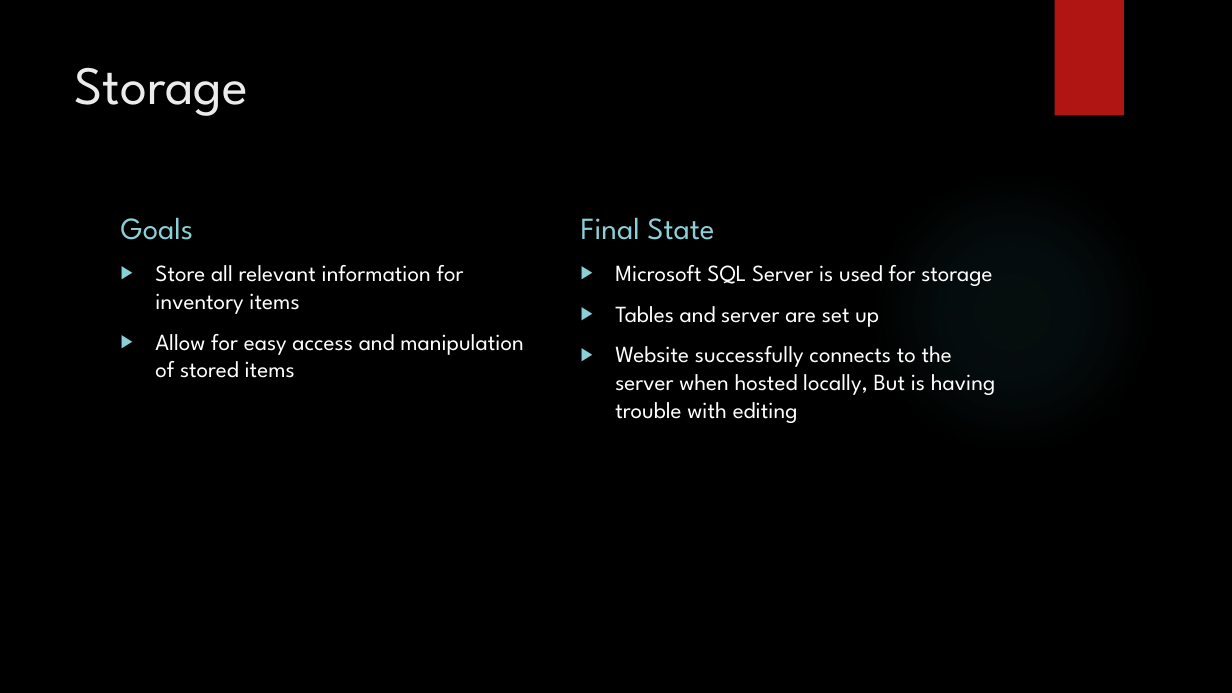
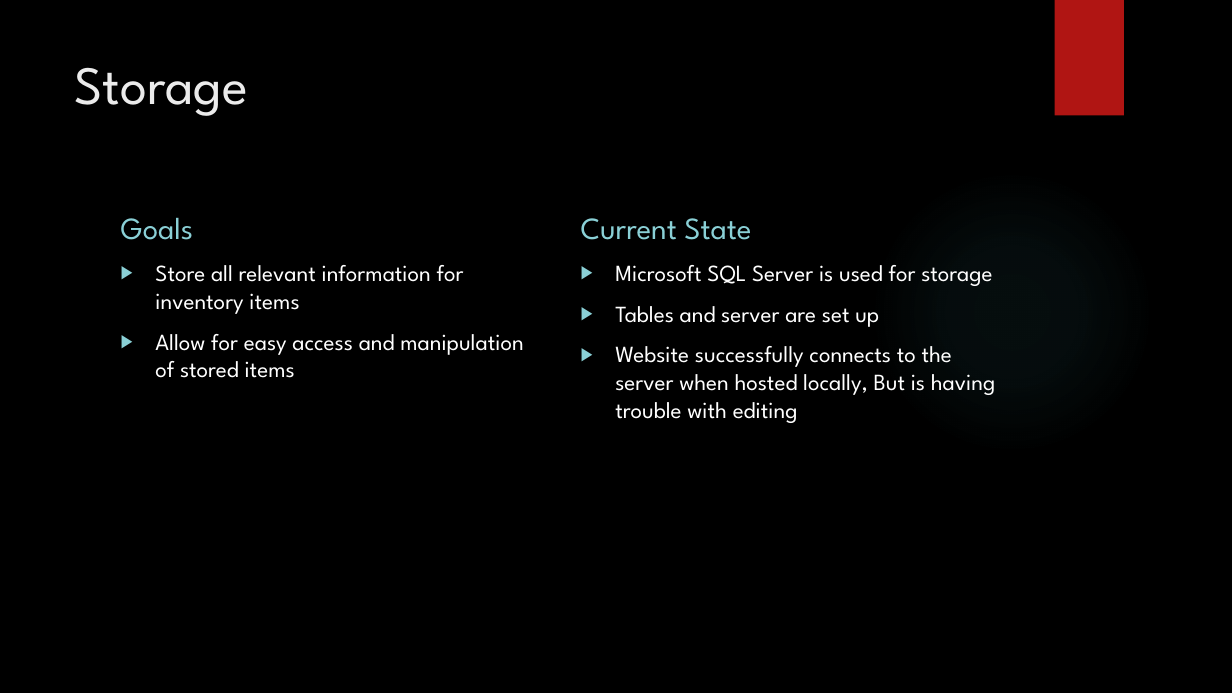
Before and after one commit to frozenNodak/InventoryManagement491, a slide deck: slide 9 of Inventory Management System final code review.pptx. Drawn at 1232x693 pixels with LibreOffice and Linux fonts; fonts in the diff are those of the drawing; background and template pictures are left out. Boxes give left, top, right and bottom in pixels: in the first picture for what was removed or moved away, otherwise in the second. Text is boxed around its words. In the diff, an @@ line names an element or a change of style, - is before the commit and + after.

```diff
--- a/Inventory Management System final code review.pptx
+++ b/Inventory Management System final code review.pptx
@@ text at box(581, 218, 751, 240): text changed @@
-Final State
+Current State
```
Also in this commit, not shown: 3 other slides changed.
